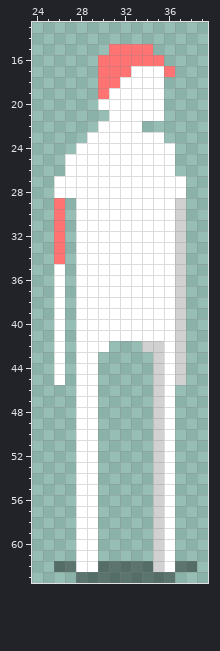
One commit to this pixel-art sprite: LD38.gmx/sprites/images/spr_main_default_5.png. That is the earlier state.
The file is 64x64 pixels. Shown: x 24..39, y 13..63.
The result:
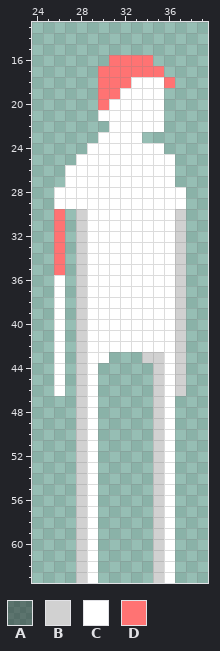
Palette (. is transparent): A #00000063  B #d1d1d1  C #ffffff  D #ff7373
Change:
{"y":15,"x":31,"old":"DDDD","new":"...."}
{"y":16,"x":30,"old":"D","new":"."}
{"y":16,"x":35,"old":"D","new":"."}
{"y":17,"x":33,"old":"CCCD","new":"DDD."}
{"y":18,"x":32,"old":"C","new":"D"}
{"y":18,"x":36,"old":".","new":"D"}
{"y":19,"x":31,"old":"C","new":"D"}
{"y":20,"x":30,"old":"C","new":"D"}
{"y":21,"x":30,"old":".","new":"C"}
{"y":22,"x":30,"old":"C","new":"."}
{"y":22,"x":34,"old":"..","new":"CC"}
{"y":23,"x":29,"old":"C","new":"."}
{"y":23,"x":34,"old":"CC","new":".."}
{"y":24,"x":28,"old":"C","new":"."}
{"y":24,"x":36,"old":"C","new":"."}
{"y":25,"x":27,"old":"C","new":"."}
{"y":27,"x":26,"old":"C","new":"."}
{"y":27,"x":37,"old":"C","new":"."}
{"y":29,"x":26,"old":"D.","new":"CC"}
{"y":29,"x":37,"old":"B","new":"C"}
{"y":30,"x":28,"old":"C","new":"B"}
{"y":31,"x":28,"old":"C","new":"B"}
{"y":32,"x":28,"old":"C","new":"B"}
{"y":33,"x":28,"old":"C","new":"B"}
{"y":34,"x":28,"old":"C","new":"B"}
{"y":35,"x":26,"old":"C","new":"D"}
{"y":35,"x":28,"old":"C","new":"B"}
{"y":36,"x":28,"old":"C","new":"B"}
{"y":37,"x":28,"old":"C","new":"B"}
{"y":38,"x":28,"old":"C","new":"B"}
{"y":39,"x":28,"old":"C","new":"B"}
{"y":40,"x":28,"old":"C","new":"B"}
{"y":41,"x":28,"old":"C","new":"B"}
{"y":42,"x":28,"old":"C","new":"B"}
{"y":42,"x":31,"old":"...BB","new":"CCCCC"}
{"y":43,"x":28,"old":"C","new":"B"}
{"y":43,"x":30,"old":".","new":"C"}
{"y":43,"x":34,"old":".","new":"B"}
{"y":44,"x":28,"old":"C","new":"B"}
{"y":45,"x":28,"old":"C","new":"B"}
{"y":46,"x":26,"old":".","new":"C"}
{"y":46,"x":28,"old":"C","new":"B"}
{"y":46,"x":37,"old":".","new":"B"}
{"y":47,"x":28,"old":"C","new":"B"}
{"y":48,"x":28,"old":"C","new":"B"}
{"y":49,"x":28,"old":"C","new":"B"}
{"y":50,"x":28,"old":"C","new":"B"}
{"y":51,"x":28,"old":"C","new":"B"}
{"y":52,"x":28,"old":"C","new":"B"}
{"y":53,"x":28,"old":"C","new":"B"}
{"y":54,"x":28,"old":"C","new":"B"}
{"y":55,"x":28,"old":"C","new":"B"}
{"y":56,"x":28,"old":"C","new":"B"}
{"y":57,"x":28,"old":"C","new":"B"}
{"y":58,"x":28,"old":"C","new":"B"}
{"y":59,"x":28,"old":"C","new":"B"}
{"y":60,"x":28,"old":"C","new":"B"}
{"y":61,"x":28,"old":"C","new":"B"}
{"y":62,"x":26,"old":"AAC","new":"..B"}
{"y":62,"x":30,"old":"AAAAA","new":"....."}
{"y":62,"x":37,"old":"AA","new":".."}
{"y":63,"x":28,"old":"AAAAAAAAA","new":"BC.....BC"}
{"label":"changed","picture_box":[54,44,197,583]}
